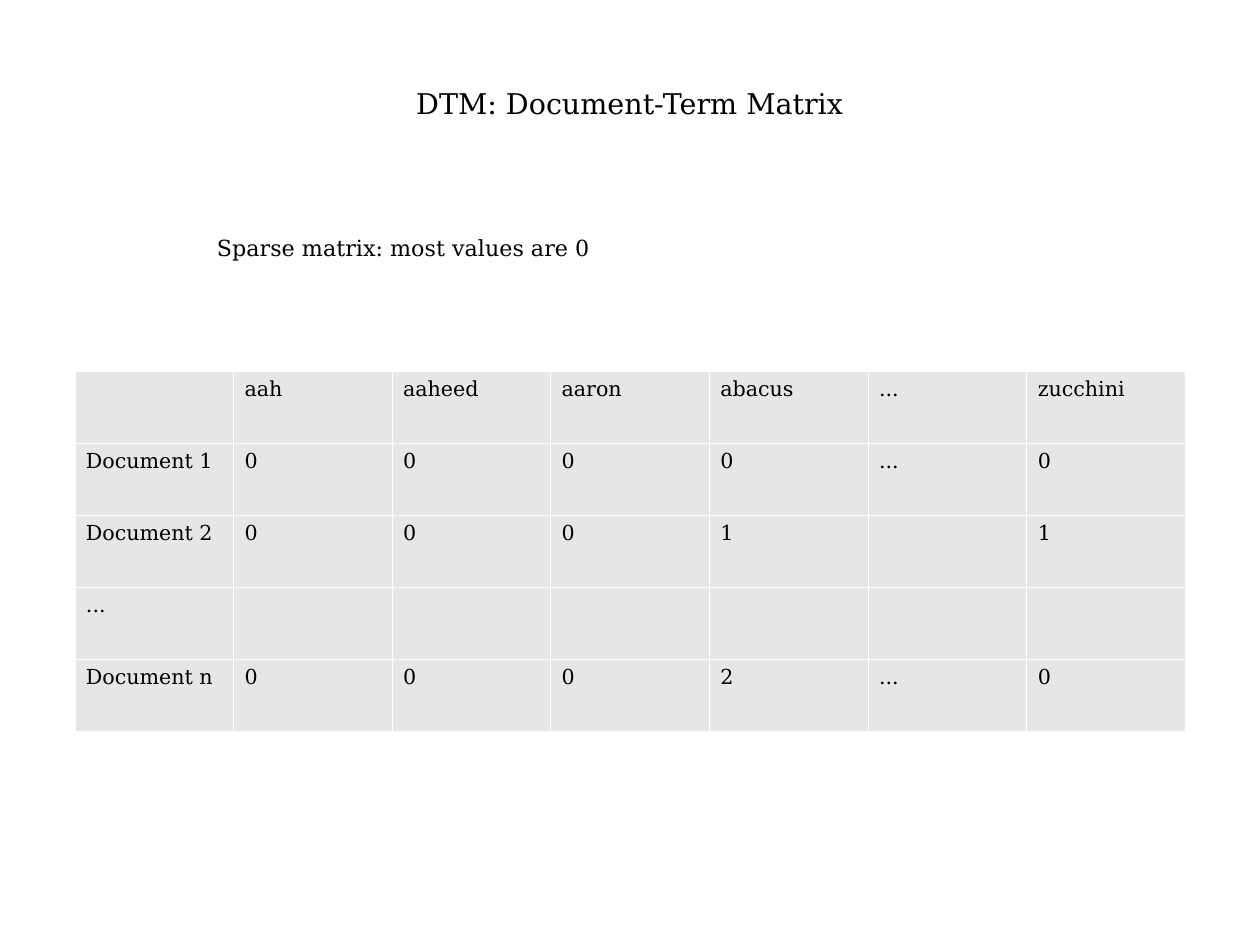
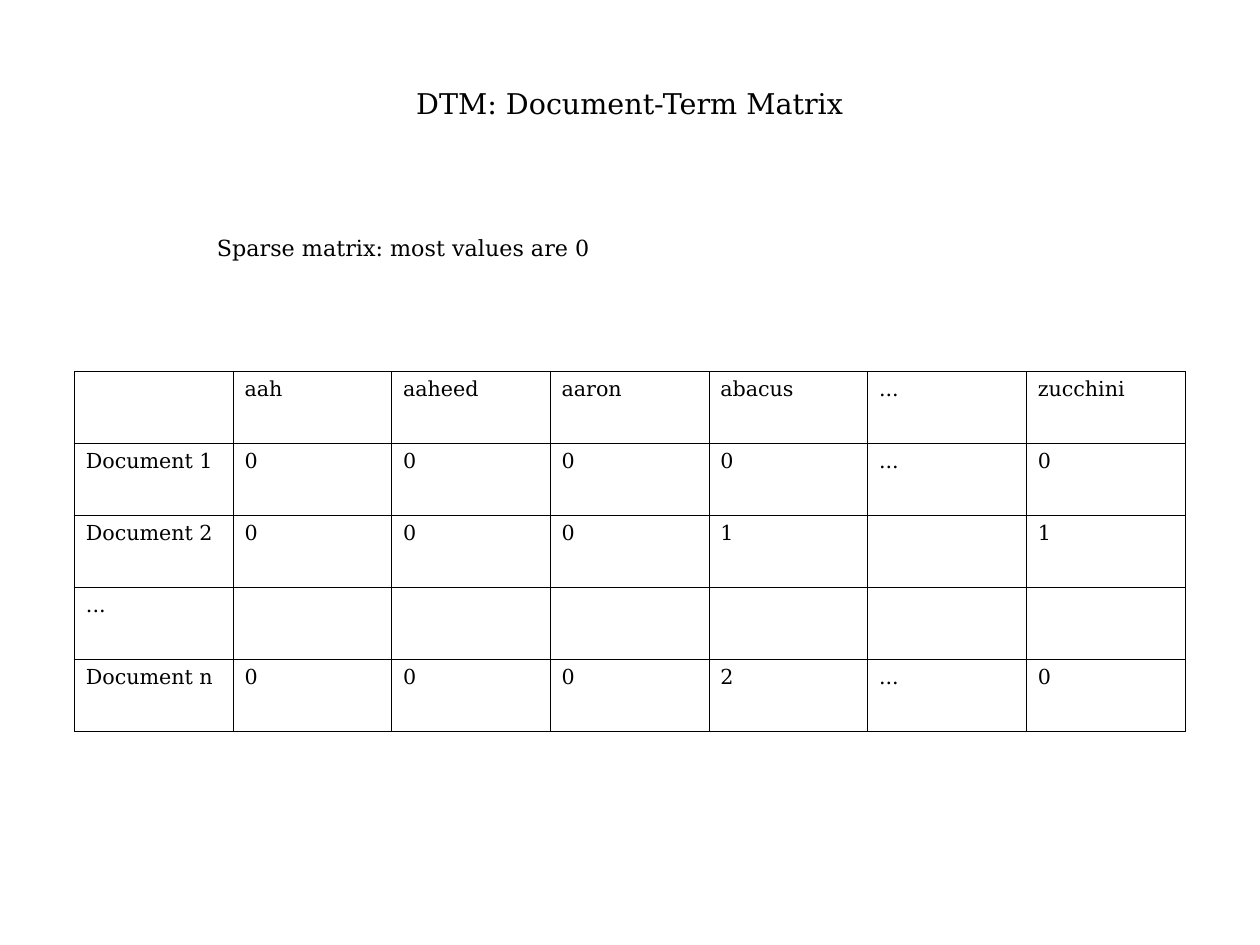
Before and after one commit to vitalv/doc-clustering-topic-modeling, a slide deck: slide 3 of doc-clustering-topic-modeling.odp. Drawn at 1260x945 pixels with LibreOffice and Linux fonts; fonts in the diff are those of the drawing. Boxes give left, top, right and bottom in pixels: in the first picture for what was removed or moved away, otherwise in the second. Text is boxed around its words. In the diff, an @@ line names an element or a change of style, - is before the commit and + after.

```diff
--- a/doc-clustering-topic-modeling.odp
+++ b/doc-clustering-topic-modeling.odp
@@ table at box(74, 372, 1187, 732) @@
@@ fill #E6E6E6 to none in 27 cells @@
@@ borders changed @@
```
Also in this commit, not shown: 11 other slides changed, 3 slides added, 2 slides removed.
